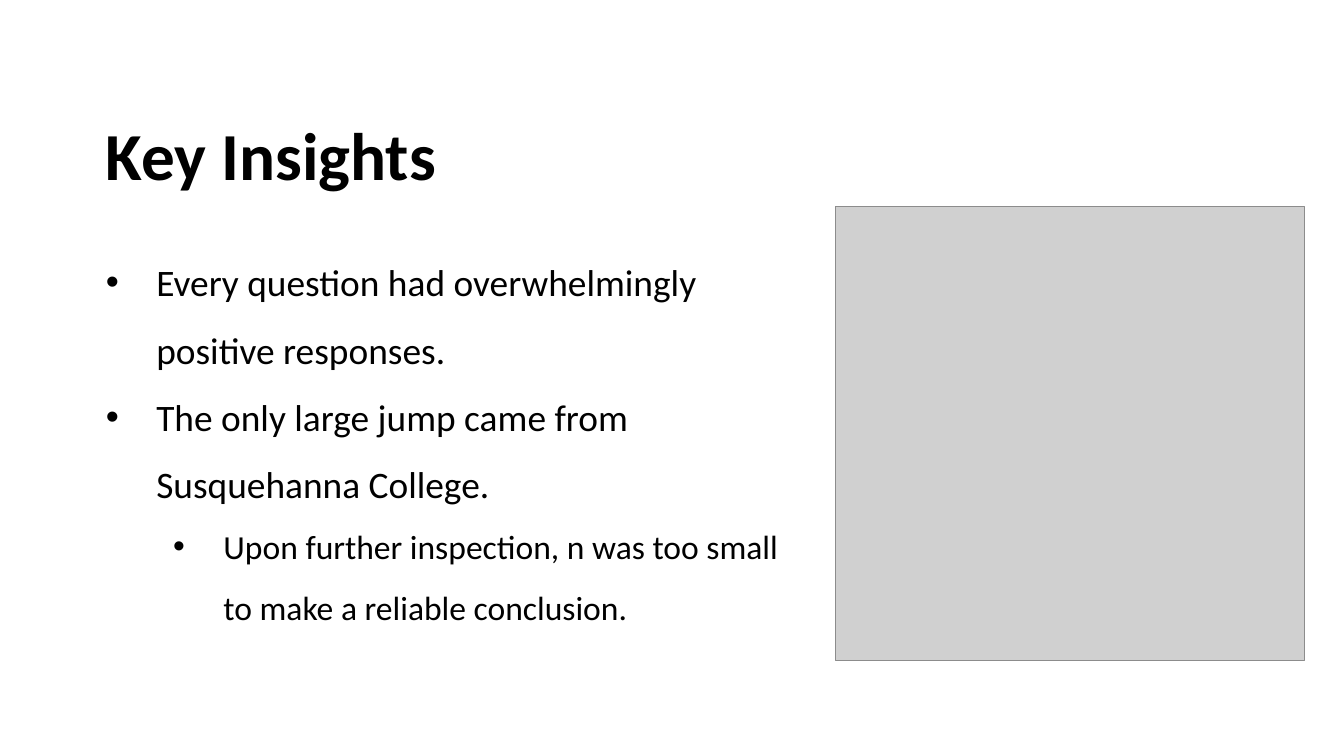
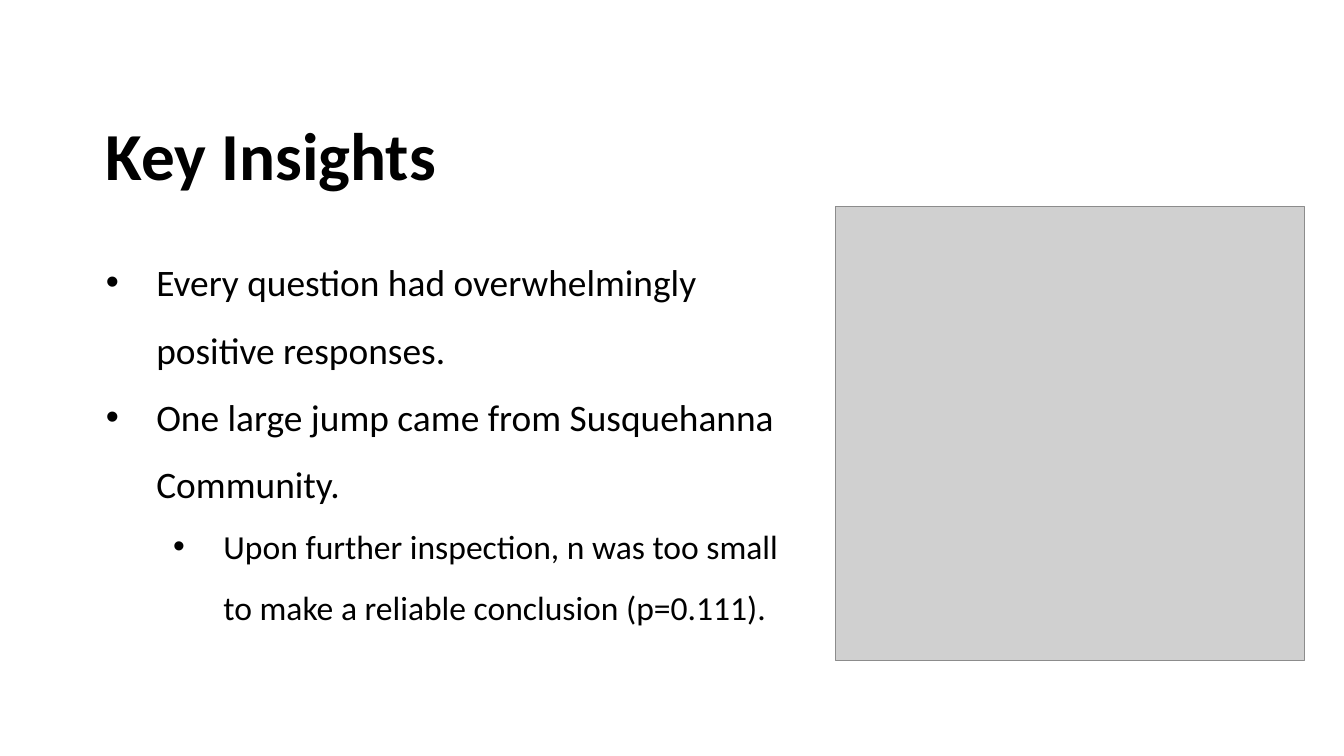
Before and after one commit to ethan-lott/saase-app, a slide deck: slide 10 of Presentation.pptx (slide 8 before the commit). Drawn at 1344x756 pixels with LibreOffice and Linux fonts; fonts in the diff are those of the drawing; grey boxes stand for pictures; background and template pictures are left out. Boxes give left, top, right and bottom in pixels: in the first picture for what was removed or moved away, otherwise in the second. Text is boxed around its words. In the diff, an @@ line names an element or a change of style, - is before the commit and + after.

```diff
--- a/Presentation.pptx
+++ b/Presentation.pptx
@@ text at (156,405,777,626): text changed @@
-• The only large jump came from Susquehanna College.
-  • Upon further inspection, n was too small to make a reliable conclusion.
+• One large jump came from Susquehanna Community.
+  • Upon further inspection, n was too small to make a reliable conclusion (p=0.111).
```
Also in this commit, not shown: 5 other slides changed, 3 slides added, 1 slide removed, 2 other files.
